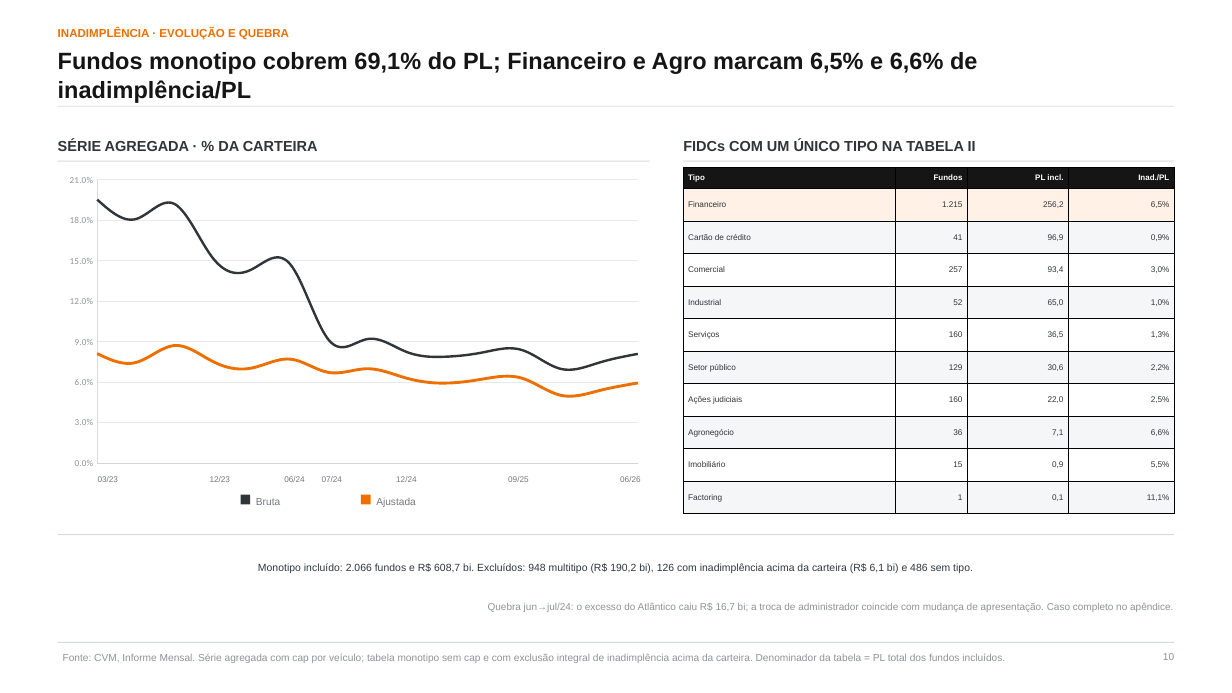
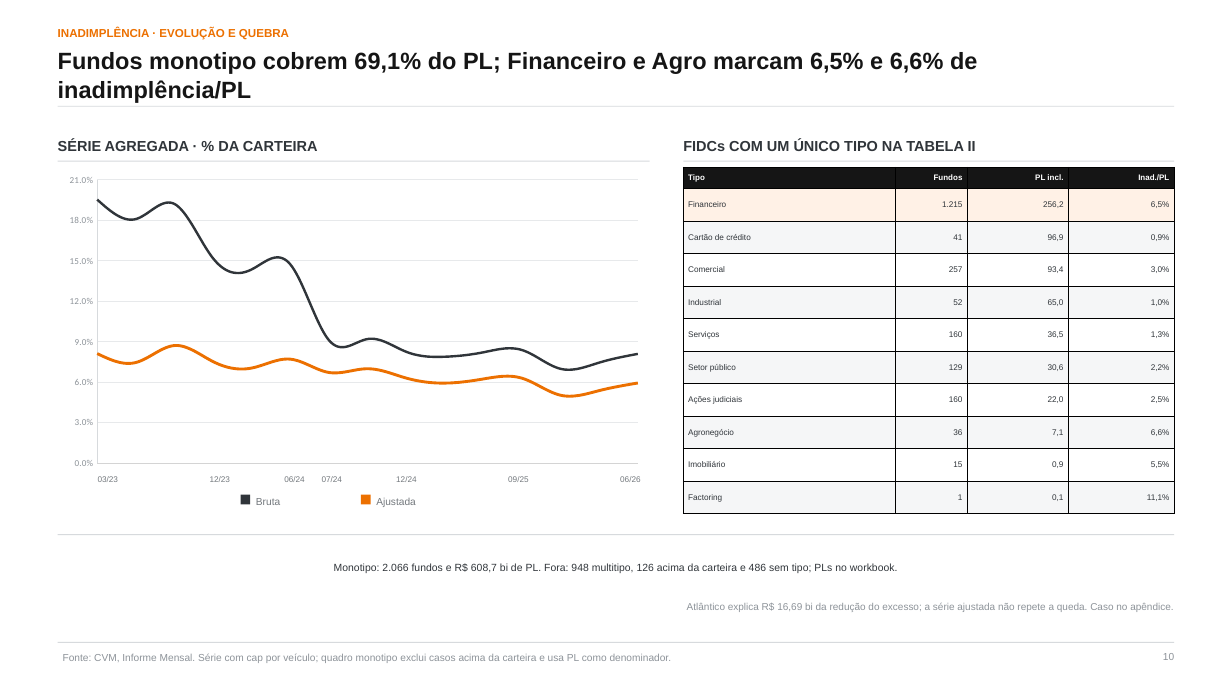
Before and after one commit to abalroar/fidc, a slide deck: slide 10 of data/industry_study/generated_revision/industry_executive_revised.pptx. Drawn at 1232x693 pixels with LibreOffice and Linux fonts; fonts in the diff are those of the drawing. Boxes give left, top, right and bottom in pixels: in the first picture for what was removed or moved away, otherwise in the second. Text is boxed around its words. In the diff, an @@ line names an element or a change of style, - is before the commit and + after.

```diff
--- a/data/industry_study/generated_revision/industry_executive_revised.pptx
+++ b/data/industry_study/generated_revision/industry_executive_revised.pptx
@@ text at [334, 563, 898, 573]: text changed @@
-Monotipo incluído: 2.066 fundos e R$ 608,7 bi. Excluídos: 948 multitipo (R$ 190,2 bi), 126 com inadimplência acima da carteira (R$ 6,1 bi) e 486 sem tipo.
+Monotipo: 2.066 fundos e R$ 608,7 bi de PL. Fora: 948 multitipo, 126 acima da carteira e 486 sem tipo; PLs no workbook.
@@ text at [687, 603, 1173, 612]: text changed @@
-Quebra jun→jul/24: o excesso do Atlântico caiu R$ 16,7 bi; a troca de administrador coincide com mudança de apresentação. Caso completo no apêndice.
+Atlântico explica R$ 16,69 bi da redução do excesso; a série ajustada não repete a queda. Caso no apêndice.
@@ text at [63, 653, 672, 663]: text changed @@
-Fonte: CVM, Informe Mensal. Série agregada com cap por veículo; tabela monotipo sem cap e com exclusão integral de inadimplência acima da carteira. Denominador da tabela = PL total dos fundos incluídos.
+Fonte: CVM, Informe Mensal. Série com cap por veículo; quadro monotipo exclui casos acima da carteira e usa PL como denominador.
```
Also in this commit, not shown: 14 other slides changed, 30 other files.
